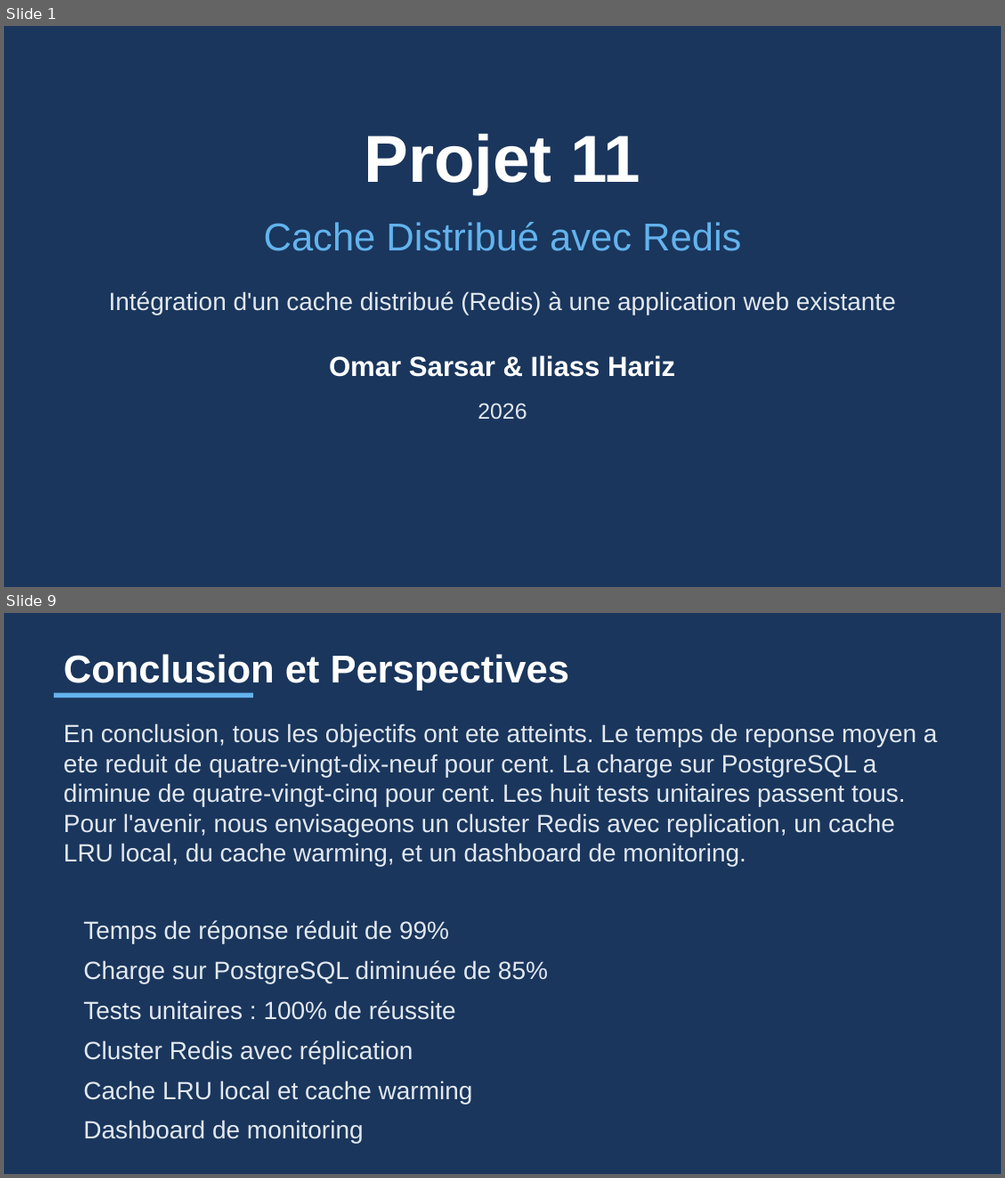
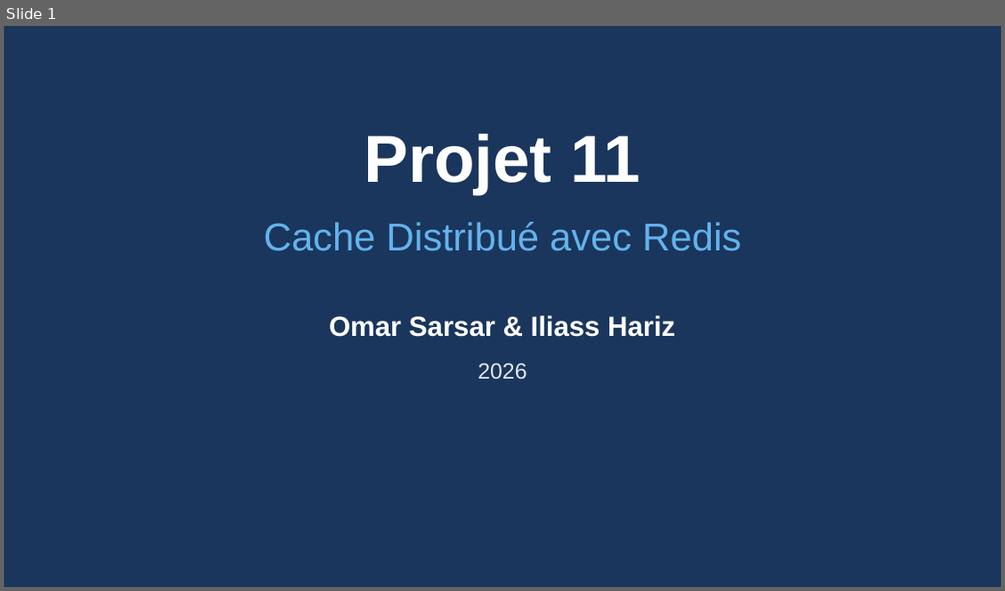
Before and after one commit to Zeinot/marketplace-saas, a slide deck: output/Presentation_Cache_Redis.pptx. Shown one above the other, each under a label of ours: slides 1 and 9 before the commit, slide 1 after it; the slides between them are not shown. The pictures are 1005x1178 and 1005x591 pixels, drawn with LibreOffice and Linux fonts; fonts in the diff are those of the drawing. Boxes give left, top, right and bottom in pixels: in the first picture for what was removed or moved away, otherwise in the second. Text is boxed around its words. In the diff, an @@ line names an element or a change of style, - is before the commit and + after.

```diff
--- a/output/Presentation_Cache_Redis.pptx
+++ b/output/Presentation_Cache_Redis.pptx
@@ slide 9 removed at (x1=4, y1=613, x2=1001, y2=1174), background #1A365D @@
@@ text removed at (x1=64, y1=654, x2=569, y2=690) @@
-Conclusion et Perspectives
@@ rectangle removed at (x1=54, y1=693, x2=253, y2=698) @@
@@ text removed at (x1=64, y1=723, x2=938, y2=867) @@
-En conclusion, tous les objectifs ont ete atteints. Le temps de reponse moyen a ete reduit de quatre-vingt-dix-neuf pour cent. La charge sur PostgreSQL a diminue de quatre-vingt-cinq pour cent. Les huit tests unitaires passent tous. Pour l'avenir, nous envisageons un cluster Redis avec replication, un cache LRU local, du cache warming, et un dashboard de monitoring.
@@ text removed at (x1=83, y1=920, x2=449, y2=943) @@
-Temps de réponse réduit de 99%
@@ text removed at (x1=83, y1=960, x2=548, y2=983) @@
-Charge sur PostgreSQL diminuée de 85%
@@ text removed at (x1=83, y1=1000, x2=456, y2=1020) @@
-Tests unitaires : 100% de réussite
@@ text removed at (x1=83, y1=1040, x2=413, y2=1063) @@
-Cluster Redis avec réplication
@@ text removed at (x1=83, y1=1080, x2=473, y2=1103) @@
-Cache LRU local et cache warming
@@ text removed at (x1=83, y1=1119, x2=364, y2=1143) @@
-Dashboard de monitoring
@@ slide 1 changed as well @@
@@ text removed at (x1=109, y1=291, x2=896, y2=314) @@
-Intégration d'un cache distribué (Redis) à une application web existante
@@ text "Omar Sarsar & Iliass Hariz" moved from (x1=329, y1=355, x2=675, y2=377) to (x1=329, y1=315, x2=675, y2=337) @@
@@ text "2026" moved from (x1=477, y1=402, x2=526, y2=419) to (x1=477, y1=362, x2=526, y2=379) @@
```
Also in this commit, not shown: 3 other slides changed, 6 slides added, 5 other slides removed, 11 other files.
